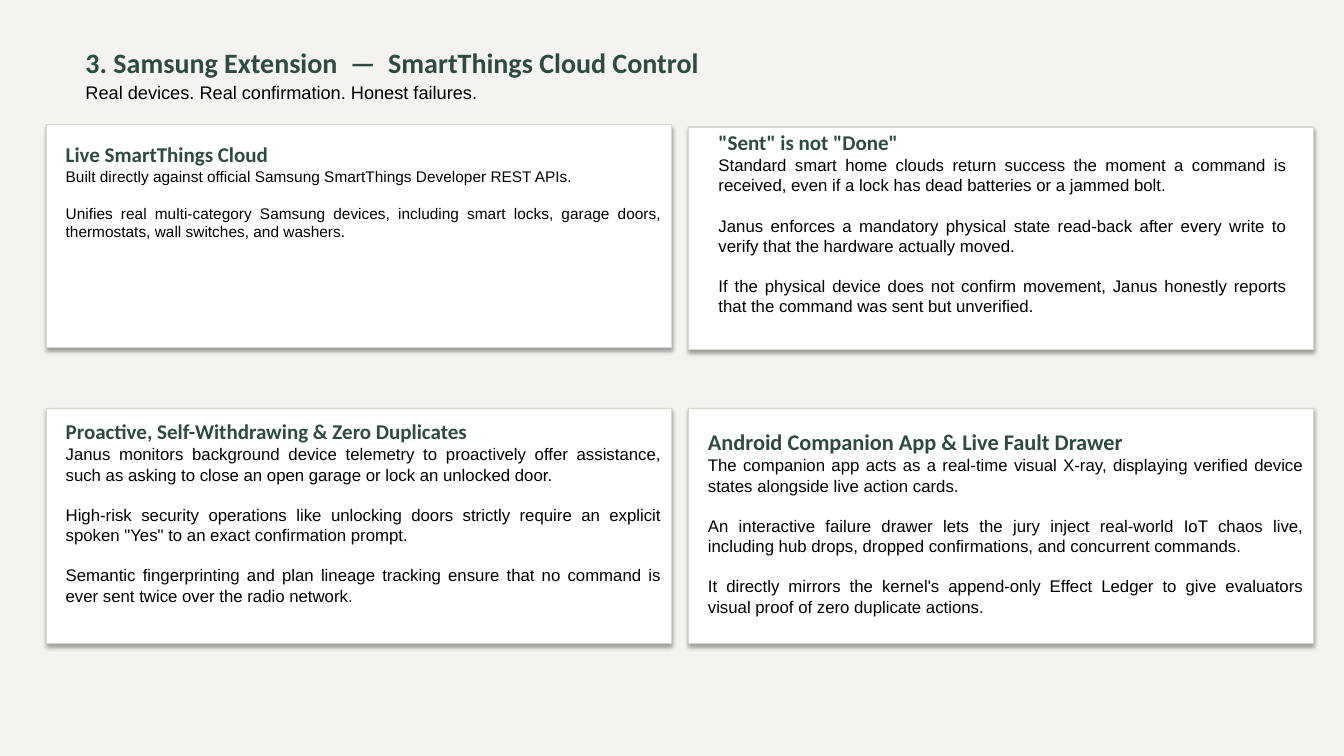
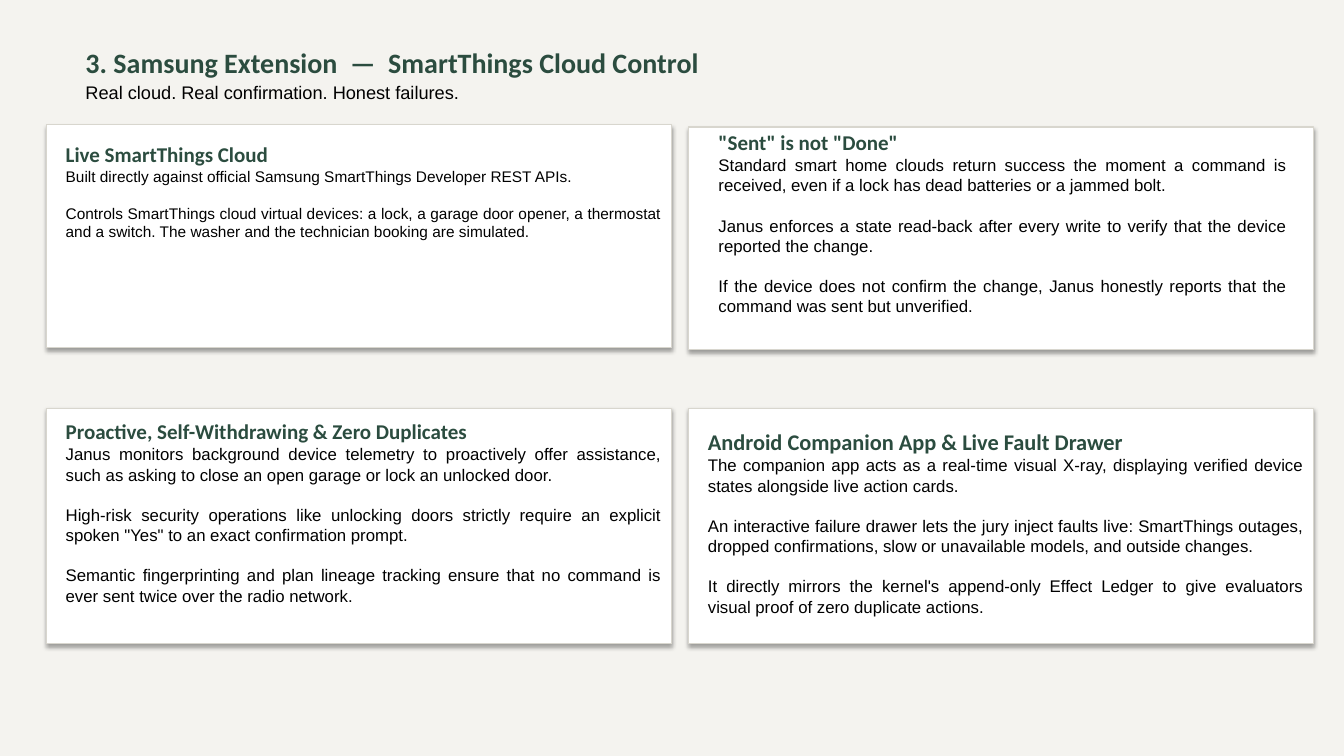
Before and after one commit to AdithyaSanthosh-P/Janus, a slide deck: slide 12 of VITVellore_AICA.pptx. Drawn at 1344x756 pixels with LibreOffice and Linux fonts; fonts in the diff are those of the drawing. Boxes give left, top, right and bottom in pixels: in the first picture for what was removed or moved away, otherwise in the second. Text is boxed around its words. In the diff, an @@ line names an element or a change of style, - is before the commit and + after.

```diff
--- a/VITVellore_AICA.pptx
+++ b/VITVellore_AICA.pptx
@@ text at (x1=85, y1=85, x2=459, y2=99): text changed @@
-Real devices. Real confirmation. Honest failures.
+Real cloud. Real confirmation. Honest failures.
@@ text at (x1=66, y1=208, x2=661, y2=240): text changed @@
-Unifies real multi-category Samsung devices, including smart locks, garage doors, thermostats, wall switches, and washers.
+Controls SmartThings cloud virtual devices: a lock, a garage door opener, a thermostat and a switch. The washer and the technician booking are simulated.
@@ text at (x1=718, y1=220, x2=1286, y2=312): text changed @@
-Janus enforces a mandatory physical state read-back after every write to verify that the hardware actually moved.
-If the physical device does not confirm movement, Janus honestly reports that the command was sent but unverified.
+Janus enforces a state read-back after every write to verify that the device reported the change.
+If the device does not confirm the change, Janus honestly reports that the command was sent but unverified.
@@ text at (x1=708, y1=520, x2=1302, y2=556): text changed @@
-An interactive failure drawer lets the jury inject real-world IoT chaos live, including hub drops, dropped confirmations, and concurrent commands.
+An interactive failure drawer lets the jury inject faults live: SmartThings outages, dropped confirmations, slow or unavailable models, and outside changes.
```
Also in this commit, not shown: 7 other slides changed.
